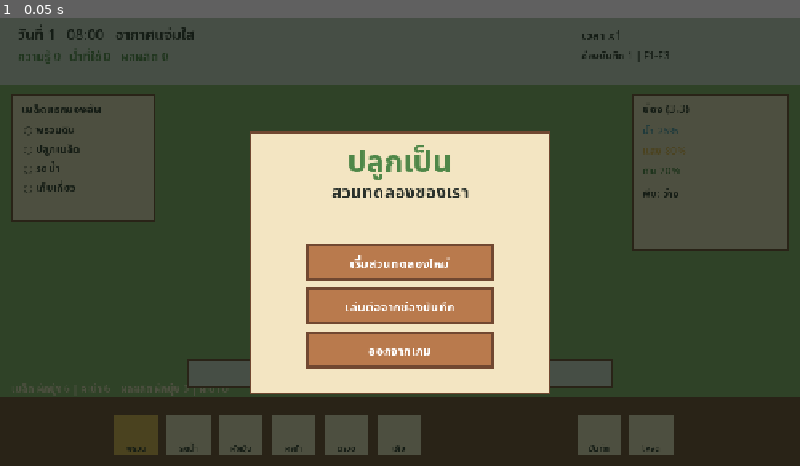
Above: before the commit, frame 1.
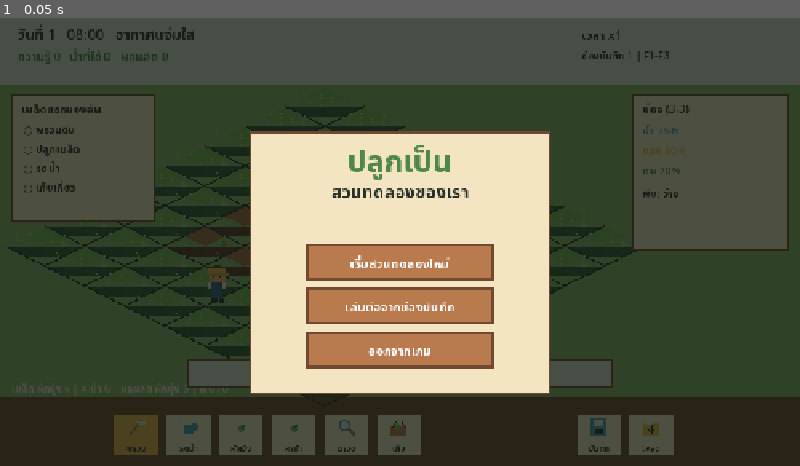
Above: after the commit, the same moment.

Repository: thanawat150/game
Game: Godot game, scene res://Main.tscn
The game is run twice, just before and just after one commit, with the same random seed, the same clock (stepped at 60 frames per second) and the same inputs.
Inputs:
- Up to frame 1 (0.05 s): no input

The runs differ from the first frame. In frame 1, 4.3% of the frame differs, in the area x 0-83%, y 19-94%.
Error before the commit: Parse Error: Cannot infer the type of "dy" variable because the value doesn't have a set type. (res://scripts/art_factory.gd:42)

Commit message:
Make GrowWise art generator types explicit

Diff:
--- a/GrowWise/scripts/art_factory.gd
+++ b/GrowWise/scripts/art_factory.gd
@@ -2,9 +2,8 @@
 class_name GrowWiseArtFactory
 
 static func build_atlas() -> Image:
-	var image := Image.create_empty(1024, 512, false, Image.FORMAT_RGBA8)
+	var image: Image = Image.create_empty(1024, 512, false, Image.FORMAT_RGBA8)
 	image.fill(Color.TRANSPARENT)
-	# 128x64 isometric terrain tiles.
 	_draw_iso_tile(image, 0, 0, Color("78b85a"), Color("315a3a"), 0)
 	_draw_iso_tile(image, 128, 0, Color("a76d43"), Color("5e3b30"), 1)
 	_draw_iso_tile(image, 256, 0, Color("a76d43"), Color("5e3b30"), 2)
@@ -12,7 +11,6 @@
 	_draw_iso_tile(image, 512, 0, Color("42504f"), Color("293b40"), 3)
 	_draw_iso_tile(image, 640, 0, Color("b99060"), Color("714831"), 1)
 	_draw_iso_outline(image, 768, 0, Color("fff4d6"))
-	# 64x64 tool and UI icons.
 	_draw_icon(image, 0, 96, "hoe")
 	_draw_icon(image, 64, 96, "water")
 	_draw_icon(image, 128, 96, "seed")
@@ -20,12 +18,10 @@
 	_draw_icon(image, 256, 96, "harvest")
 	_draw_icon(image, 320, 96, "save")
 	_draw_icon(image, 384, 96, "load")
-	# Five growth stages for water spinach and kale.
-	for stage in range(5):
+	for stage: int in range(5):
 		_draw_crop(image, stage * 64, 160, stage, false)
 		_draw_crop(image, stage * 64, 224, stage, true)
-	# Original 64x64 player frames.
-	for index in range(12):
+	for index: int in range(12):
 		_draw_player(image, (index % 8) * 64, 288 + int(index / 8) * 64, index)
 	return image
 
@@ -33,52 +29,52 @@
 	image.fill_rect(rect, color)
 
 static func _line(image: Image, a: Vector2i, b: Vector2i, color: Color, width: int = 1) -> void:
-	var x0 := a.x
-	var y0 := a.y
-	var x1 := b.x
-	var y1 := b.y
-	var dx := abs(x1 - x0)
-	var sx := 1 if x0 < x1 else -1
-	var dy := -abs(y1 - y0)
-	var sy := 1 if y0 < y1 else -1
-	var error := dx + dy
+	var x0: int = a.x
+	var y0: int = a.y
+	var x1: int = b.x
+	var y1: int = b.y
+	var dx: int = absi(x1 - x0)
+	var sx: int = 1 if x0 < x1 else -1
+	var dy: int = -absi(y1 - y0)
+	var sy: int = 1 if y0 < y1 else -1
+	var error_value: int = dx + dy
 	while true:
 		_rect(image, Rect2i(x0 - int(width / 2), y0 - int(width / 2), width, width), color)
 		if x0 == x1 and y0 == y1:
 			break
-		var doubled := 2 * error
+		var doubled: int = 2 * error_value
 		if doubled >= dy:
-			error += dy
+			error_value += dy
 			x0 += sx
 		if doubled <= dx:
-			error += dx
+			error_value += dx
 			y0 += sy
 
 static func _circle(image: Image, cx: int, cy: int, radius: int, color: Color) -> void:
-	for y in range(-radius, radius + 1):
-		for x in range(-radius, radius + 1):
+	for y: int in range(-radius, radius + 1):
+		for x: int in range(-radius, radius + 1):
 			if x * x + y * y <= radius * radius:
 				image.set_pixel(cx + x, cy + y, color)
 
 static func _diamond(image: Image, ox: int, oy: int, color: Color) -> void:
-	for y in range(32):
-		var half_width := min(y * 2, (31 - y) * 2)
-		for x in range(64 - half_width, 65 + half_width):
+	for y: int in range(32):
+		var half_width: int = mini(y * 2, (31 - y) * 2)
+		for x: int in range(64 - half_width, 65 + half_width):
 			image.set_pixel(ox + x, oy + y, color)
 
 static func _draw_iso_tile(image: Image, ox: int, oy: int, top: Color, side: Color, pattern: int) -> void:
 	_diamond(image, ox, oy, top)
-	for y in range(32, 48):
-		var cut := (y - 32) * 2
-		for x in range(cut, 64):
+	for y: int in range(32, 48):
+		var cut: int = (y - 32) * 2
+		for x: int in range(cut, 64):
 			image.set_pixel(ox + x, oy + y, side.darkened(0.08))
-		for x in range(64, 128 - cut):
+		for x: int in range(64, 128 - cut):
 			image.set_pixel(ox + x, oy + y, side)
 	_line(image, Vector2i(ox, oy + 31), Vector2i(ox + 64, oy + 63), Color("29302a"), 2)
 	_line(image, Vector2i(ox + 127, oy + 31), Vector2i(ox + 64, oy + 63), Color("29302a"), 2)
-	for index in range(14):
-		var x := ox + 18 + (index * 37) % 92
-		var y := oy + 10 + (index * 17) % 20
+	for index: int in range(14):
+		var x: int = ox + 18 + (index * 37) % 92
+		var y: int = oy + 10 + (index * 17) % 20
 		if pattern == 0:
 			_rect(image, Rect2i(x, y, 3, 2), Color("a7d46f"))
 		elif pattern == 1:
@@ -95,9 +91,9 @@
 	_line(image, Vector2i(ox, oy + 31), Vector2i(ox + 64, oy), color, 3)
 
 static func _draw_icon(image: Image, ox: int, oy: int, kind: String) -> void:
-	var ink := Color("29302a")
-	var wood := Color("b97a4d")
-	var metal := Color("d8e2d5")
+	var ink: Color = Color("29302a")
+	var wood: Color = Color("b97a4d")
+	var metal: Color = Color("d8e2d5")
 	match kind:
 		"hoe":
 			_line(image, Vector2i(ox + 18, oy + 49), Vector2i(ox + 43, oy + 15), wood, 5)
@@ -131,29 +127,29 @@
 			_line(image, Vector2i(ox + 40, oy + 38), Vector2i(ox + 32, oy + 46), ink, 4)
 
 static func _draw_crop(image: Image, ox: int, oy: int, stage: int, kale: bool) -> void:
-	var leaf := Color("4f8748") if kale else Color("78b85a")
+	var leaf: Color = Color("4f8748") if kale else Color("78b85a")
 	_circle(image, ox + 32, oy + 54, 13, Color("5e3b30"))
 	if stage == 0:
 		_circle(image, ox + 32, oy + 48, 3, Color("714831"))
 		return
-	var stem_height := 8 + stage * 6
+	var stem_height: int = 8 + stage * 6
 	_line(image, Vector2i(ox + 32, oy + 51), Vector2i(ox + 32, oy + 51 - stem_height), Color("315a3a"), 3)
-	var leaf_count := stage * 2 + (2 if kale and stage > 2 else 0)
-	for index in range(leaf_count):
-		var y := oy + 46 - int(index / 2) * 6
-		var direction := -1 if index % 2 == 0 else 1
-		var radius := 4 + stage + (2 if kale else 0)
+	var leaf_count: int = stage * 2 + (2 if kale and stage > 2 else 0)
+	for index: int in range(leaf_count):
+		var y: int = oy + 46 - int(index / 2) * 6
+		var direction: int = -1 if index % 2 == 0 else 1
+		var radius: int = 4 + stage + (2 if kale else 0)
 		_circle(image, ox + 32 + direction * (5 + stage * 2), y, radius, Color("a7d46f") if index % 3 == 0 else leaf)
 	if stage == 4 and not kale:
 		_line(image, Vector2i(ox + 30, oy + 44), Vector2i(ox + 19, oy + 28), Color("315a3a"), 3)
 		_line(image, Vector2i(ox + 34, oy + 44), Vector2i(ox + 47, oy + 26), Color("315a3a"), 3)
 
 static func _draw_player(image: Image, ox: int, oy: int, index: int) -> void:
-	var bob := index % 2
-	var skin := Color("e8ad76")
-	var hat := Color("e9b84d")
-	var denim := Color("365f8c")
-	var ink := Color("29302a")
+	var bob: int = index % 2
+	var skin: Color = Color("e8ad76")
+	var hat: Color = Color("e9b84d")
+	var denim: Color = Color("365f8c")
+	var ink: Color = Color("29302a")
 	_circle(image, ox + 32, oy + 20 + bob, 13, skin)
 	_rect(image, Rect2i(ox + 18, oy + 7 + bob, 28, 8), hat)
 	_rect(image, Rect2i(ox + 14, oy + 13 + bob, 36, 5), hat.darkened(0.15))
